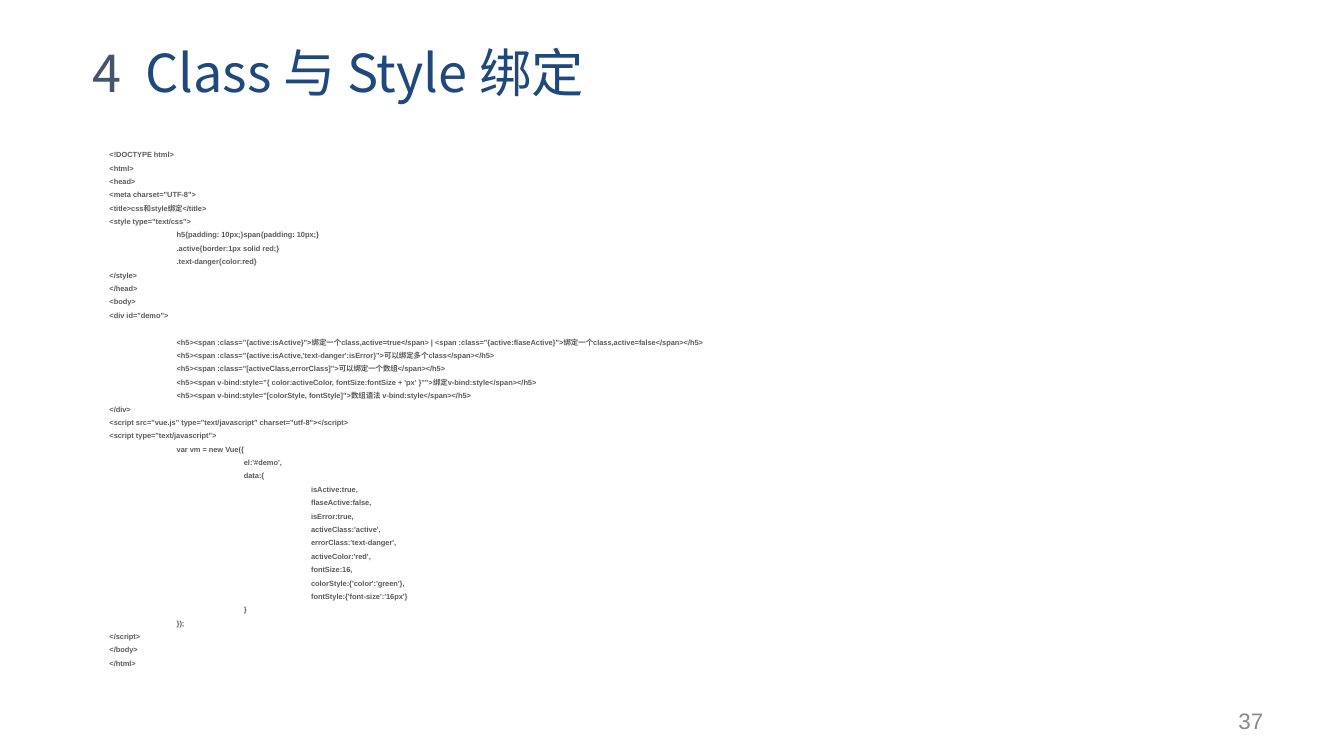
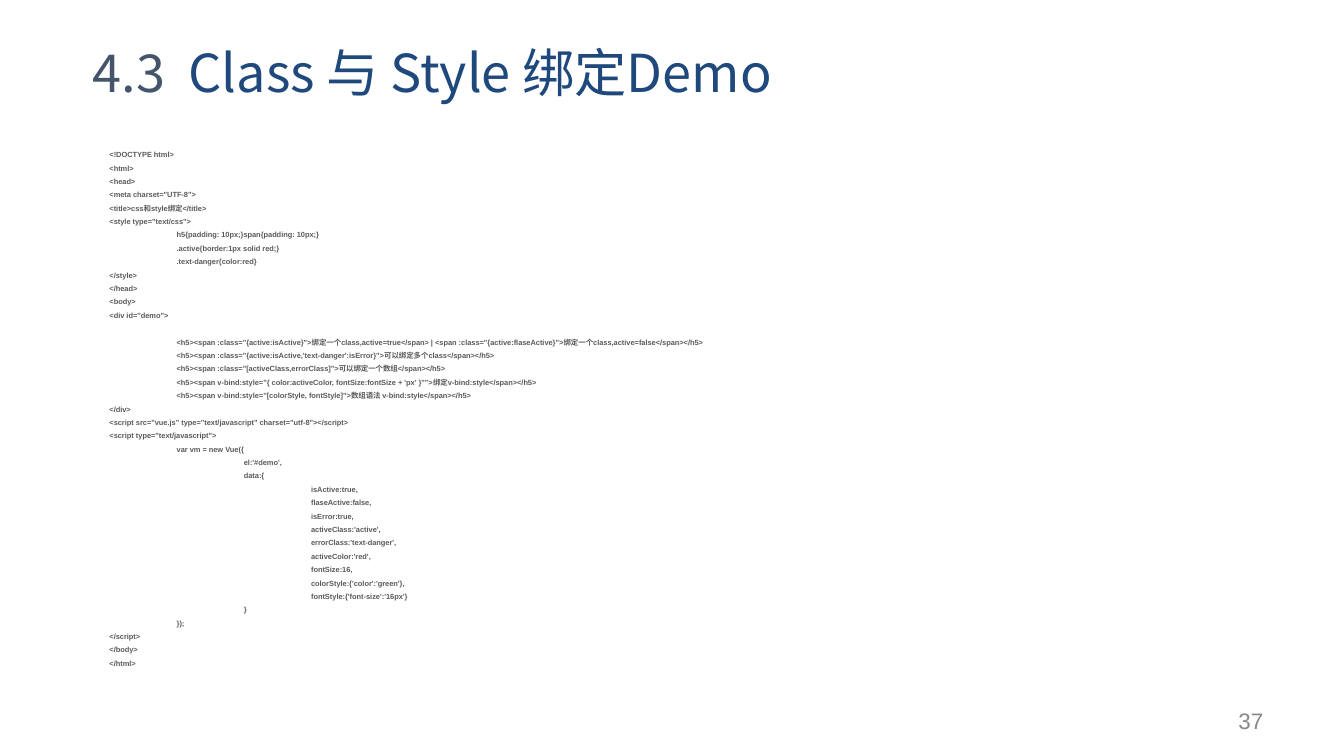
Before and after one commit to yxl2628/vuejs, a slide deck: slide 37 of 02 Vue基础.pptx. Drawn at 1344x756 pixels with LibreOffice and Linux fonts; fonts in the diff are those of the drawing. Boxes give left, top, right and bottom in pixels: in the first picture for what was removed or moved away, otherwise in the second. Text is boxed around its words. In the diff, an @@ line names an element or a change of style, - is before the commit and + after.

```diff
--- a/02 Vue基础.pptx
+++ b/02 Vue基础.pptx
@@ text at <box>93,48,772,105</box>: text changed @@
-4 Class 与 Style 绑定
+4.3 Class 与 Style 绑定Demo
```
Also in this commit, not shown: 40 other slides changed, 1 other file.
